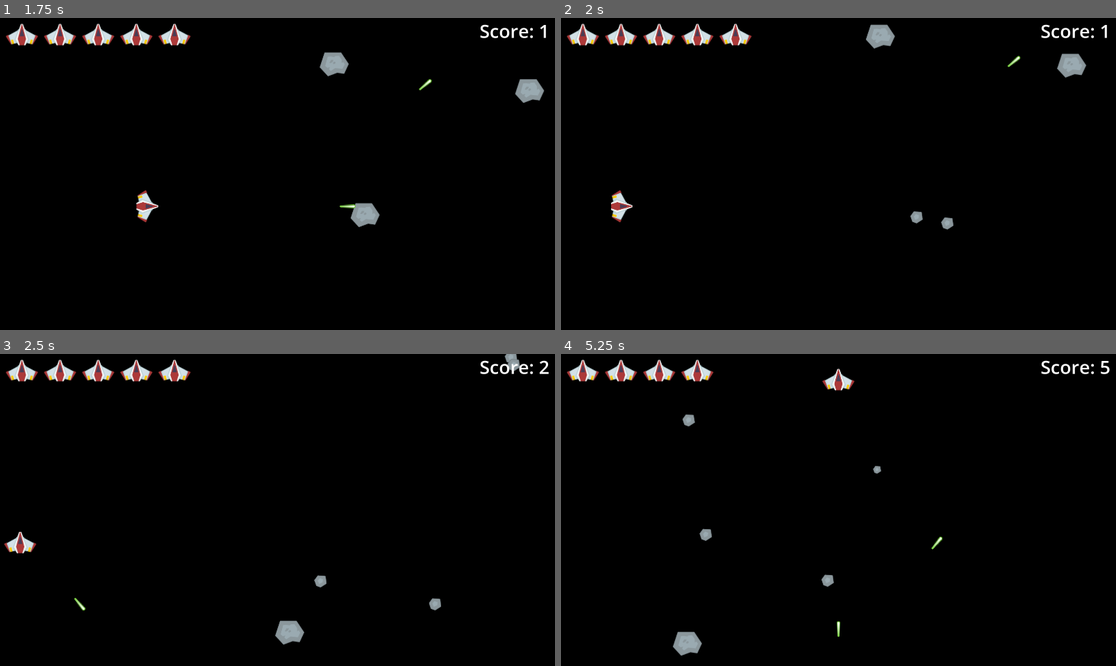
Above: before the commit, frames 1-4 (two rows, left to right).
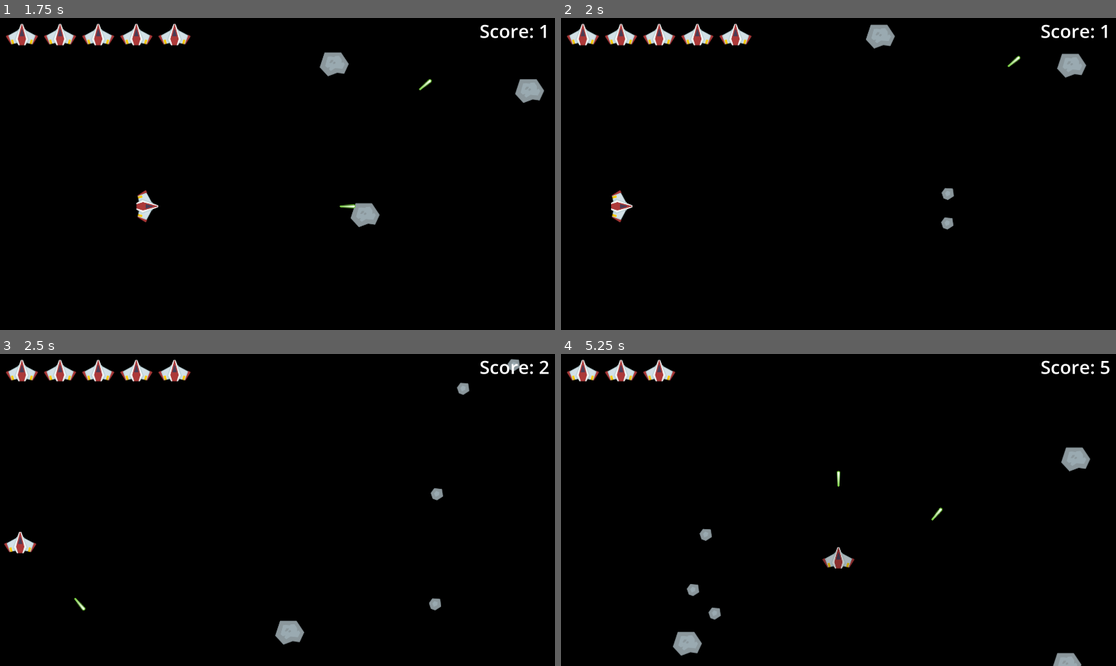
Above: after the commit, the same moments.

Repository: Dripcoding/godot-asteroids
Game: Godot game, scene res://game.tscn
Two runs of this game, one before a commit and one after it. Both use one fixed random seed, a clock stepped at 60 frames per second and the inputs below.
Inputs:
- Up to frame 1 (1.75 s): hold D (right) 0.53-1.28 s; tap Space (shoot) at 0.6, 1.35 s; hold S (down) from 1.28 s (still down)
- Up to frame 2 (2 s): keep holding S (down)
- Up to frame 3 (2.5 s): release S (down) at 2.03 s; hold D (right) from 2.03 s (still down); tap Space (shoot) at 2.1 s
- Up to frame 4 (5.25 s): release D (right) at 2.78 s; hold W (up) 2.78-3.53 s; tap Space (shoot) every 0.75 s from 2.85 to 5.1 s; hold A (left) 3.53-5.03 s; hold S (down) from 5.03 s (still down)

Frame 1 is identical in both runs. In frame 2, 0.1% of the frame differs, in the area x 62-71%, y 54-66%; in frame 3, 0.3%; in frame 4, 1.6%, in the area x 21-96%, y 1-100%.

Commit message:
impl asteroid spawner node

Diff:
--- /dev/null
+++ b/asteroid_spawner.gd
@@ -0,0 +1,32 @@
+extends Timer
+
+
+var rng = RandomNumberGenerator.new()
+var asteroid_scene: PackedScene = preload('res://asteroid.tscn')
+var viewport_size: Vector2i = DisplayServer.window_get_size()
+
+
+func _on_timeout() -> void:
+	print('spawning asteroid')
+	start_spawning()
+
+
+func start_spawning() -> void:
+	var new_asteroid = asteroid_scene.instantiate()
+	new_asteroid.global_position = _get_random_edge_position()
+	get_parent().add_child(new_asteroid)
+
+
+func stop_spawning() -> void:
+	%AsteroidSpawner.stop()
+
+
+func _get_random_edge_position() -> Vector2:
+	var sides: Array[String] = ['top', 'right', 'left', 'bottom']
+	var side: String = sides[rng.randi_range(0, sides.size() - 1)]
+
+	match side:
+		'top': return Vector2(rng.randf_range(0, viewport_size.x), -50)
+		'right': return Vector2(viewport_size.x + 50, rng.randf_range(0, viewport_size.y))
+		'left': return Vector2(-50, rng.randf_range(0, viewport_size.y))
+		_: return Vector2(rng.randf_range(0, viewport_size.x), viewport_size.y + 50)
--- a/game.gd
+++ b/game.gd
@@ -32,6 +32,7 @@
 
 func _on_player_health_depleted() -> void:
 	is_game_active = false
+	%AsteroidSpawner.stop()
 	%GameOverScreen.visible = true
 	%GameOverLabel.text = "Game Over - Score: " + str(int(time_elapsed))
 	get_tree().paused = true
--- a/game.tscn
+++ b/game.tscn
@@ -3,6 +3,7 @@
 [ext_resource type="PackedScene" uid="uid://iole7bn7ybqq" path="res://player.tscn" id="1_80nbo"]
 [ext_resource type="Script" uid="uid://c1v4sqggjfuun" path="res://game.gd" id="1_feb5d"]
 [ext_resource type="PackedScene" uid="uid://0vejeporl1vq" path="res://asteroid.tscn" id="2_e2o6t"]
+[ext_resource type="Script" uid="uid://rtq7hmm7x1r0" path="res://asteroid_spawner.gd" id="4_fc0e3"]
 
 [node name="game" type="Node2D" unique_id=1054116352]
 script = ExtResource("1_feb5d")
@@ -90,4 +91,12 @@
 [node name="Asteroid3" parent="." unique_id=1963521705 instance=ExtResource("2_e2o6t")]
 position = Vector2(358, 867)
 
+[node name="AsteroidSpawner" type="Timer" parent="." unique_id=1221697453]
+unique_name_in_owner = true
+process_callback = 0
+wait_time = 1.5
+autostart = true
+script = ExtResource("4_fc0e3")
+
 [connection signal="pressed" from="UI/GameOverScreen/GameOverButton" to="." method="_on_game_over_button_pressed"]
+[connection signal="timeout" from="AsteroidSpawner" to="AsteroidSpawner" method="_on_timeout"]
--- a/project.godot
+++ b/project.godot
@@ -17,10 +17,6 @@
 config/name="asteroids"
 run/main_scene="uid://dd4pypaytolhg"
 config/features=PackedStringArray("4.6", "Forward Plus")
-
-[rendering]
-
-environment/defaults/default_clear_color=Color(0, 0, 0, 1)
 
 [display]
 
@@ -58,3 +54,7 @@
 "events": [Object(InputEventKey,"resource_local_to_scene":false,"resource_name":"","device":-1,"window_id":0,"alt_press …(191 unchanged characters)…
 ]
 }
+
+[rendering]
+
+environment/defaults/default_clear_color=Color(0, 0, 0, 1)
Not shown, added: asteroid_spawner.gd.uid
